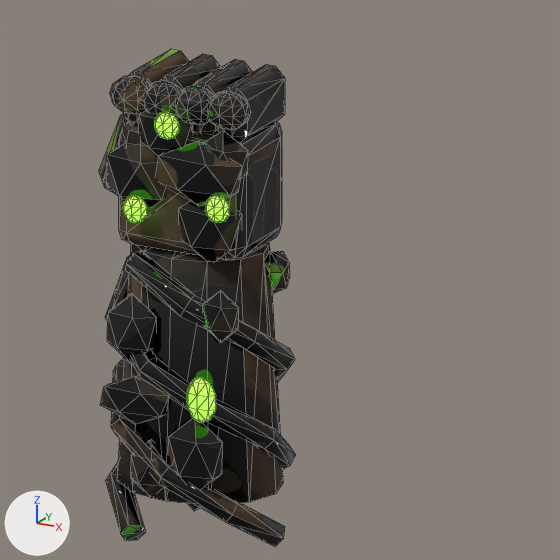
The Blender file Blender/Weapons/Gauntlet/05_swamp_gauntlet.blend as it was, and as the next commit left it.
The view is the same before and after, from the file's camera 'IconCam'. The axes (+X, +Y, +Z) are drawn at lower left. The lights are the same throughout. The picture after the commit comes second. Mesh edges are drawn as thin lines.

The first picture shows 'Weapon'.
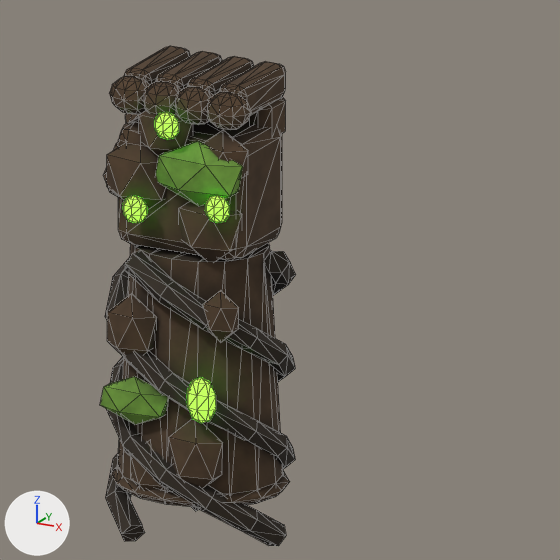
The newer file is also rescaled (x0.992) as a whole; pictures and numbers use the older file's frame.

The change, as a diff of the scene's bpy script:
```diff
--- a/Blender/Weapons/Gauntlet/05_swamp_gauntlet.blend.py
+++ b/Blender/Weapons/Gauntlet/05_swamp_gauntlet.blend.py
@@ me_weapon @@
 # used by ob_weapon; location = (0.0, 0.0, 0.0)
-me_weapon.from_pydata(...)  # 826 vertices, 1540 faces; spans x -0.119..0.102, y -0.092..0.088, z -0.383..0.121
+me_weapon.from_pydata(...)  # 1218 vertices, 2304 faces; spans x -0.113..0.103, y -0.092..0.088, z -0.384..0.124
+# me_weapon part 1: the loose piece of 54 vertices spanning x -0.099..0.099, y -0.085..0.085, z -0.383..-0.065 is rebuilt with 78 vertices and now spans x -0.101..0.103, y -0.087..0.088, z -0.384..-0.065
+# me_weapon part 2: the loose piece of 54 vertices spanning x -0.103..0.102, y -0.088..0.088, z -0.383..-0.065 is rebuilt with 78 vertices and now spans x -0.102..0.103, y -0.088..0.087, z -0.384..-0.065
+# me_weapon part 3: the loose piece of 24 vertices spanning x -0.036..-0.001, y -0.045..0.063, z 0.058..0.121 is rebuilt with 56 vertices and now spans x -0.035..-0.002, y -0.043..0.061, z 0.085..0.124
+# me_weapon part 4: the loose piece of 24 vertices spanning x -0.119..-0.051, y -0.015..0.033, z -0.03..0.066 is rebuilt with 24 vertices and now spans x -0.113..-0.057, y -0.015..0.033, z -0.035..0.035
+# me_weapon part 5: the loose piece of 24 vertices spanning x 0.001..0.036, y -0.045..0.063, z 0.058..0.121 is rebuilt with 56 vertices and now spans x 0.002..0.035, y -0.043..0.061, z 0.085..0.124
+# me_weapon part 6: the loose piece of 24 vertices spanning x -0.073..-0.039, y -0.045..0.063, z 0.058..0.121 is rebuilt with 56 vertices and now spans x -0.072..-0.04, y -0.043..0.061, z 0.085..0.124
+# me_weapon part 7: the loose piece of 24 vertices spanning x 0.039..0.073, y -0.045..0.063, z 0.058..0.121 is rebuilt with 56 vertices and now spans x 0.04..0.072, y -0.043..0.061, z 0.085..0.124
+# me_weapon part 8: a new loose piece of 64 vertices spanning x -0.096..0.096, y -0.082..0.082, z -0.331..-0.317, in mat_swamp_gauntlet_main
+# me_weapon part 9: a new loose piece of 24 vertices spanning x 0.04..0.072, y 0.013..0.064, z 0.04..0.094, in mat_swamp_gauntlet_main
+# me_weapon part 10: a new loose piece of 24 vertices spanning x -0.091..-0.047, y -0.007..0.037, z 0.03..0.075, in mat_swamp_gauntlet_main
+# me_weapon part 11
+# 61 vertices are removed from x -0.099..0.099, y -0.085..0.085, z -0.383..-0.064
+# 179 faces are deleted
+# 9 vertices move from x -0.078..0.078, y -0.059..0.038, z -0.328..-0.064 to x -0.083..0.083, y -0.059..0.029, z -0.328..-0.064
+# 93 vertices are added at x -0.101..0.103, y -0.088..0.088, z -0.384..-0.064
+# 243 new faces join them, mat_swamp_gauntlet_main
+# me_weapon part 12: 934 kept faces spanning x -0.09..0.09, y -0.092..0.056, z -0.331..0.119 get new texture (UV) coordinates
+# me_weapon part 13: the surface is now shaded flat
+# other edits to the shape of me_weapon do not show in these pictures
 me_weapon.materials.append(mat_swamp_gauntlet_main)
```

Pixel boxes [x1, y1, x2, y2] of what changed, in the pictures (560 x 560 px; the box of a moved part takes in the faces that stretch with it):
'Weapon', reshaped: before [99, 49, 296, 546]; after [100, 46, 296, 546]
part 1 of me_weapon, rebuilt: before [105, 255, 296, 511]; after [105, 257, 295, 511]
part 2 of me_weapon, rebuilt (6% wider): before [111, 251, 290, 546]; after [106, 251, 296, 546]
part 3 of me_weapon, rebuilt: before [160, 54, 221, 90]; after [156, 51, 222, 90]
part 4 of me_weapon, rebuilt (mostly hidden afterwards): before [99, 114, 128, 193]; after [103, 142, 118, 197]
part 5 of me_weapon, rebuilt: before [192, 59, 252, 135]; after [187, 56, 254, 95]
part 6 of me_weapon, rebuilt: before [123, 49, 189, 124]; after [124, 46, 190, 85]
part 7 of me_weapon, rebuilt (31% shorter): before [218, 64, 285, 141]; after [219, 62, 286, 115]
part 8 of me_weapon, added: after [111, 466, 290, 507]
part 9 of me_weapon, added: after [248, 97, 286, 133]
part 10 of me_weapon, added (mostly hidden): after [125, 114, 139, 123]
part 11 of me_weapon, moved or reshaped: before [106, 103, 295, 541]; after [105, 103, 295, 541]
part 12 of me_weapon, surface changed: before [100, 76, 283, 502]; after [100, 76, 283, 490]
